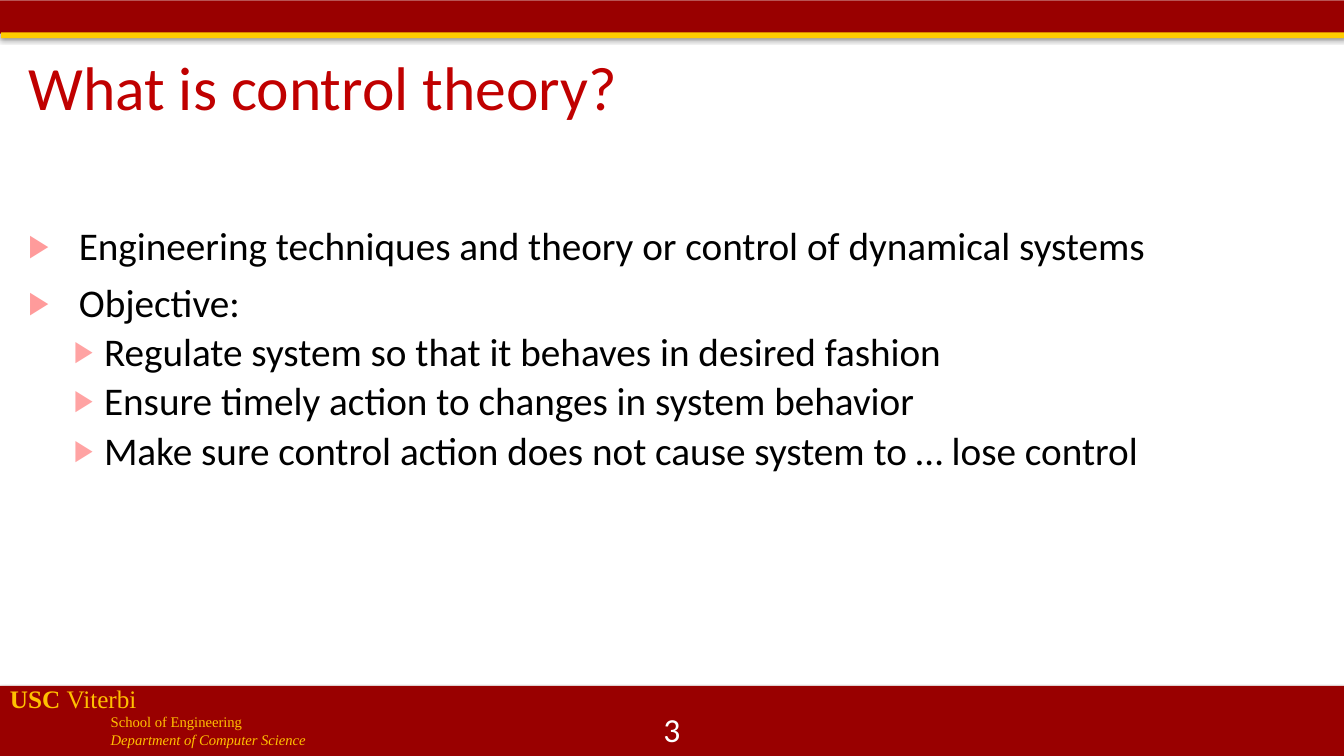
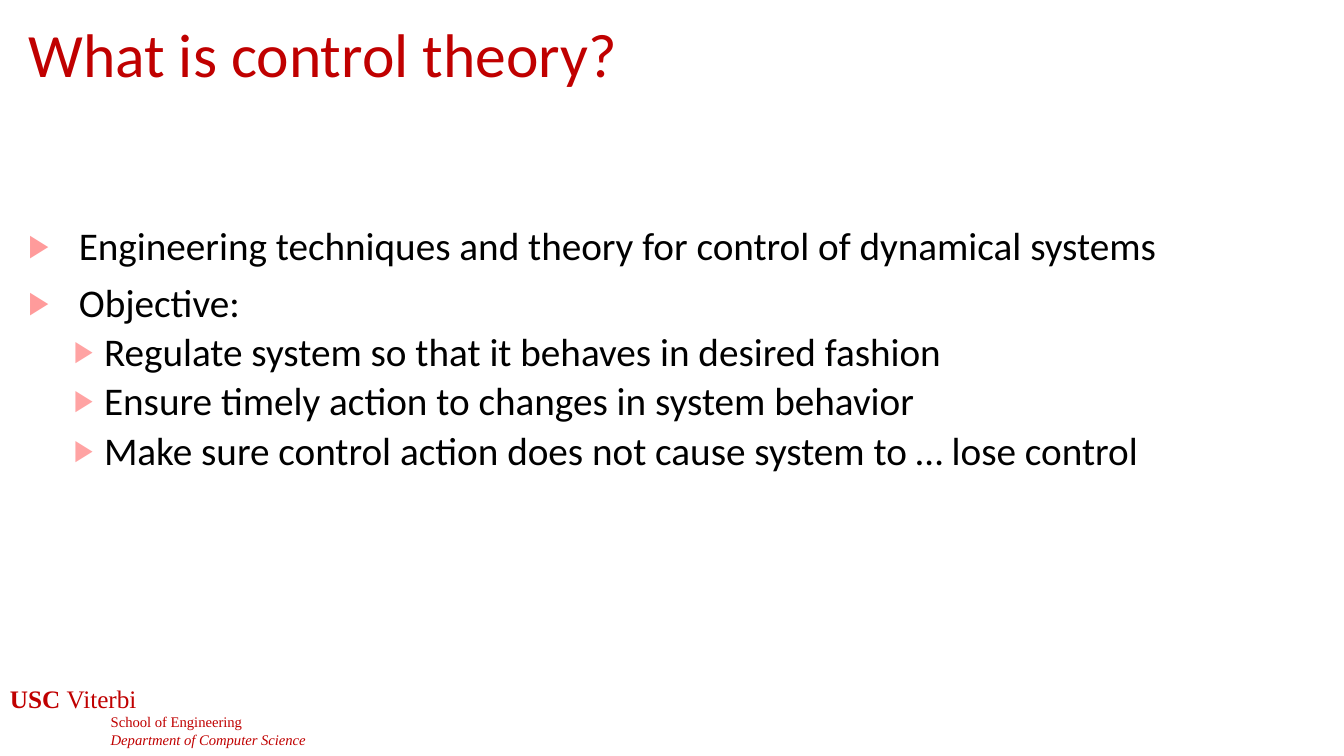
Before and after one commit to jdeshmukh/jdeshmukh.github.io, a slide deck: slide 3 of teaching/cs513slides/lecture5-Control.pptx. Drawn at 1344x756 pixels with LibreOffice and Linux fonts; fonts in the diff are those of the drawing; background and template pictures are left out. Boxes give left, top, right and bottom in pixels: in the first picture for what was removed or moved away, otherwise in the second. Text is boxed around its words. In the diff, an @@ line names an element or a change of style, - is before the commit and + after.

```diff
--- a/teaching/cs513slides/lecture5-Control.pptx
+++ b/teaching/cs513slides/lecture5-Control.pptx
@@ rectangle removed at [0,0,1344,33] @@
@@ title "What is control theory?": place and size @@
-title "What is control theory?" at [28,67,617,120]
+title "What is control theory?" at [28,34,617,87]
@@ rectangle removed at [1,32,1344,38] @@
@@ text at [79,232,1156,267]: text changed @@
-▶ Engineering techniques and theory or control of dynamical systems
+▶ Engineering techniques and theory for control of dynamical systems
@@ text "USC Viterbi" at [10,690,306,748]: text colour #FFC000 to #C00000 @@
@@ rectangle removed at [0,687,1344,756] @@
```
Also in this commit, not shown: 70 other slides changed, 1 other file.
